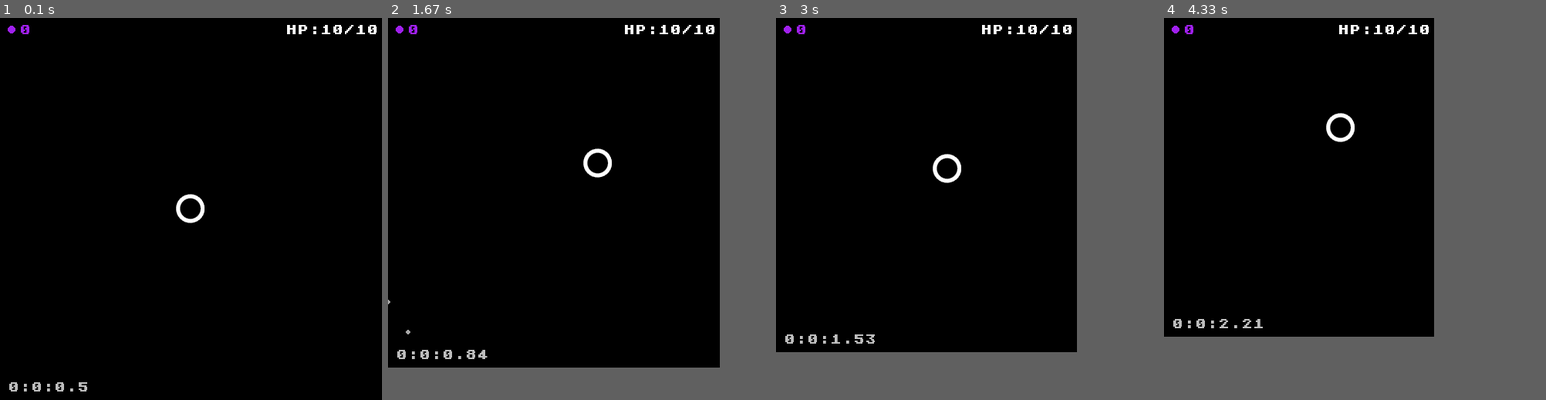
Above: before the commit, frames 1-4 (left to right).
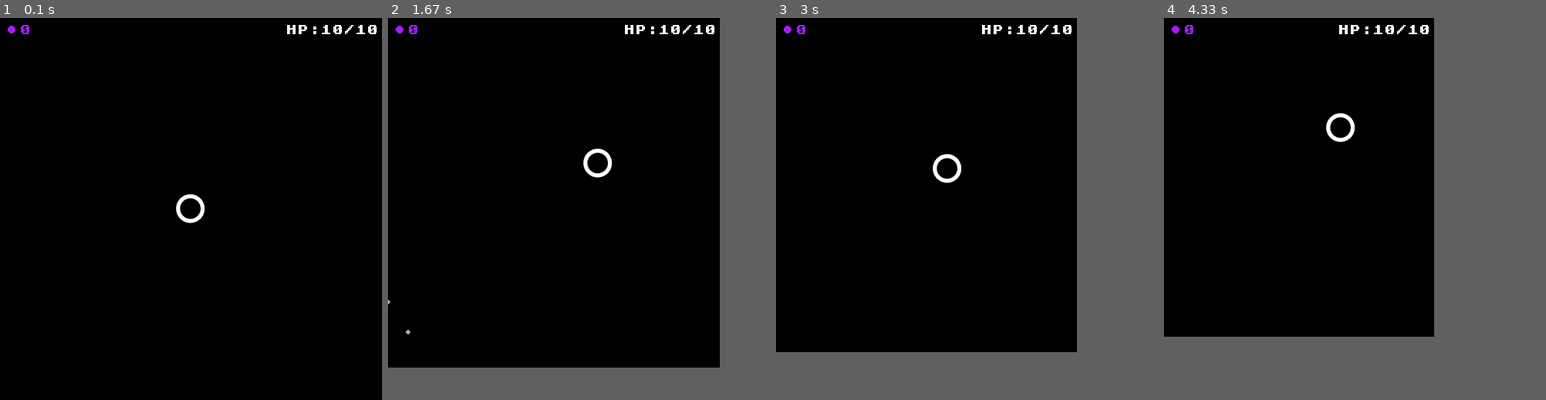
Above: after the commit, the same moments.

Repository: AndZas/PygameProject
Game: pygame game, started from cycle.py
Same seed, same stepped clock (60 frames per second), same inputs: the game is played once before the commit and once after it.
Inputs (mouse positions are in pixels of both pictures, inside the frame that each line leads up to):
- Up to frame 1 (0.1 s): no input
- Up to frame 2 (1.67 s): press the mouse at (559, 220) at 0.37 s; move the mouse to (628, 209) at 0.47 s; release the mouse at (693, 193) at 0.6 s; hold D 0.67-1.13 s; move the mouse to (605, 277) at 0.7 s; hold W 1.17-1.47 s; hold D from 1.5 s (still down)
- Up to frame 3 (3 s): release D at 1.97 s; hold A 2-2.53 s; hold S 2.57-2.87 s; hold A from 2.9 s (still down)
- Up to frame 4 (4.33 s): release A at 3.3 s; hold W 3.33-3.7 s; hold D from 3.73 s (still down)

The runs differ from the first frame. In frame 1, 0.2% of the frame differs, in the area x 2-23%, y 95-98%; in frame 2, 0.2%, in the area x 2-27%, y 86-90%; in frame 3, 0.2%; in frame 4, 0.2%.

Commit message:
ночь, я устал

Diff:
--- a/cycle.py
+++ b/cycle.py
@@ -1,7 +1,7 @@
 import pygame.event
 
 from screen import *
-
+from ui import in_tamer_on_off, hide_HUD_on_off
 
 class App:
     def __init__(self):
@@ -32,9 +32,9 @@
             self.screen.player.move(self.buttonsPressed)
             self.screen.player.update()
             self.screen.player.bullets.update()
-            self.screen.timer.update(True)
-            self.screen.player.coins.update(True)
-            self.screen.health.update(self.screen.player.health, self.screen.player.maxHealth, True)
+            self.screen.timer.update(in_tamer_on_off)
+            self.screen.player.coins.update(hide_HUD_on_off)
+            self.screen.health.update(self.screen.player.health, self.screen.player.maxHealth, hide_HUD_on_off)
             updateEnemys(self.screen)
             updateParticlesXP(self.screen.player)
             updateParticlesShoot()
--- a/enemys.py
+++ b/enemys.py
@@ -10,11 +10,11 @@
 
 
 class Rect:
-    def __init__(self, ParentScreen):
+    def __init__(self, ParentScreen, hp=4, speed=0.25, damage=1):
         self.parent = ParentScreen
-        self.hp = 4
-        self.speed = 0.25
-        self.damage = 1
+        self.hp = hp
+        self.speed = speed
+        self.damage = damage
         self.color = pygame.Color('green')
         self.size = 40
         self.xp = {1: 2, 2: 1}
@@ -41,11 +41,11 @@
 
 
 class Circle:
-    def __init__(self, parentScreen):
+    def __init__(self, parentScreen, hp=2, speed=1, damage=1):
         self.parent = parentScreen
-        self.hp = 2
-        self.speed = 1
-        self.damage = 1
+        self.hp = hp
+        self.speed = speed
+        self.damage = damage
         self.size = 20
         self.xp = {1: 3, 2: 1}
         self.pos = self.x, self.y = (random.randint(0, self.parent.monResolution[0]),
@@ -71,11 +71,11 @@
 
 
 class Triangle:
-    def __init__(self, parentScreen):
+    def __init__(self, parentScreen, hp=3, speed=0.5, damage=1):
         self.parent = parentScreen
-        self.hp = 3
-        self.speed = 0.5
-        self.damage = 1
+        self.hp = hp
+        self.speed = speed
+        self.damage = damage
         self.size = 40
         self.xp = {1: 3}
         self.pos = self.x, self.y = (random.randint(0, self.parent.monResolution[0]),
@@ -103,11 +103,11 @@
 
 
 class Octagon:
-    def __init__(self, parentScreen):
+    def __init__(self, parentScreen, hp=15, speed=0.125, damage=1):
         self.parent = parentScreen
-        self.hp = 15
-        self.speed = 0.125
-        self.damage = 1
+        self.hp = hp
+        self.speed = speed
+        self.damage = damage
         self.color = pygame.Color('darkgrey')
         self.size = 50
         self.xp = {1: 3, 2: 2, 3: 1}
--- a/ui.py
+++ b/ui.py
@@ -1,10 +1,12 @@
+import os
 import sys
-
 import pygame
 
 music_volume = None
 sounds_effect = None
 off_sound = 1
+in_tamer_on_off = False
+hide_HUD_on_off = True
 
 
 class StartWindow:
@@ -81,15 +83,15 @@
         self.screen.blit(door, (x, y))
 
     def click(self, mouse_pos):
-        global off_sound, music_volume, sounds_effect
+        global off_sound, music_volume, sounds_effect, play
         x, y = mouse_pos
         if self.pos_play[0] < x < self.pos_play[0] + self.play_w and self.pos_play[1] < y < self.pos_play[
             1] + self.play_h:
             self.play_game = True
             pygame.time.delay(100)
-            self.open_level_menu()
+            # self.open_level_menu()
             print('Играть')
-
+            play = True
         elif self.pos_settings[0] < x < self.pos_settings[0] + self.settings_w and \
                 self.pos_settings[1] < y < self.pos_settings[1] + self.settings_h:
             self.open_menu_settings()
@@ -161,8 +163,8 @@
         self.bg_music = music
         self.sound_effect = Slider((400, 35), (200, 10), sounds_effect if sounds_effect is not None else 0.5, 0, 100)
         self.music = Slider((400, 75), (200, 10), music_volume if music_volume is not None else 0.5, 0, 100)
-        self.in_game_timer = SwitchButton((300, 100), False)
-        self.hide_HUD = SwitchButton((300, 150), False)
+        self.in_game_timer = SwitchButton((300, 100), False, text='in-game timer')
+        self.hide_HUD = SwitchButton((300, 150), True, text='hide HUD')
         self.sliders = [self.sound_effect, self.music, self.in_game_timer, self.hide_HUD]
         self.texts = [Text((105, 20), 25, 'sound effect'), Text((190, 60), 25, 'music'),
                       Text((85, 105), 25, 'in-game timer'), Text((145, 155), 25, 'hide HUD')]
@@ -176,11 +178,12 @@
         self.bg_music.set_volume(music_volume)
 
     def run(self):
+        global in_tamer_on_off, hide_HUD_on_off
         self.screen.fill("black")
         self.change_music_effect_volume()
         for i in self.texts:
             i.render(self.screen)
-        """///"""
+
         mouse_pos = pygame.mouse.get_pos()
         mouse = pygame.mouse.get_pressed()
         for slider in self.sliders:
@@ -196,12 +199,19 @@
             elif str(slider) == 'SwitchButton':
                 if slider.container_rect.collidepoint(mouse_pos) and mouse[0] == 1:
                     if slider.working is True:
+                        if slider.get_name() == 'hide HUD':
+                            hide_HUD_on_off = False
+                        elif slider.get_name() == 'in-game timer':
+                            in_tamer_on_off = False
                         slider.working = False
                     else:
+                        if slider.get_name() == 'hide HUD':
+                            hide_HUD_on_off = True
+                        elif slider.get_name() == 'in-game timer':
+                            in_tamer_on_off = True
                         slider.working = True
                     pygame.time.delay(100)
                 slider.render(self.screen)
-        """///"""
 
 
 class Slider:
@@ -276,11 +286,12 @@
 
 
 class SwitchButton:
-    def __init__(self, pos: tuple, working=False):
+    def __init__(self, pos: tuple, working: bool = False, text: str = ''):
         self.pos = pos
         self.working = working
         self.w = 60
         self.h = 40
+        self.text = text
         self.container_rect = pygame.Rect(pos[0], pos[1], self.w, self.h)
 
     def render(self, screen):
@@ -289,6 +300,9 @@
         else:
             img = pygame.transform.scale(pygame.image.load('images\StartWindow\off_btn.png'), (self.w, self.h))
         screen.blit(img, (self.pos))  # левый верхний угол в точке pos
+
+    def get_name(self):
+        return self.text
 
     def __str__(self):
         return 'SwitchButton'
@@ -305,16 +319,14 @@
     def run(self):
         self.screen.fill("black")
         self.text.render(self.screen)
-        """///"""
         mouse_pos = pygame.mouse.get_pos()
         mouse = pygame.mouse.get_pressed()
         for level in self.levels:
             if level.container_rect.collidepoint(mouse_pos):
                 if mouse[0]:
                     print(level.get_level())
-                    pygame.time.delay(100)
+                    pygame.time.delay(300)
             level.render(self.screen)
-        """///"""
 
 
 class Level():
@@ -339,7 +351,12 @@
         return 'Level'
 
 
+running = True
+play = False
+
+
 def main1():
+    global running
     pygame.init()
     screen = pygame.display.set_mode((600, 400))
     running = True
@@ -350,7 +367,7 @@
         screen.fill((0, 0, 0))
         for event in pygame.event.get():
             pos = pygame.mouse.get_pos()
-            if event.type == pygame.QUIT:
+            if event.type == pygame.QUIT or play is True:
                 running = False
             elif event.type == pygame.MOUSEBUTTONDOWN and event.button == 1:
                 w.click(pos)
@@ -359,24 +376,21 @@
         clock.tick(60)
         pygame.display.flip()
     pygame.quit()
+    if play:
+        os.system('python cycle.py')
 
 
 def main2(coins, time, bullets, enemys, parent):
     pygame.init()
     screen = pygame.display.set_mode((600, 400))
     running = True
-    # w = StartWindow(screen)
     w = EndWindow(screen, coins, time, bullets, enemys)
     clock = pygame.time.Clock()
     while running:
         screen.fill((0, 0, 0))
         for event in pygame.event.get():
-            pos = pygame.mouse.get_pos()
             if event.type == pygame.QUIT:
                 running = False
-            elif event.type == pygame.MOUSEBUTTONDOWN and event.button == 1:
-                w.click(pos)
-        # w.draw()
         w.run()
         clock.tick(60)
         pygame.display.flip()
